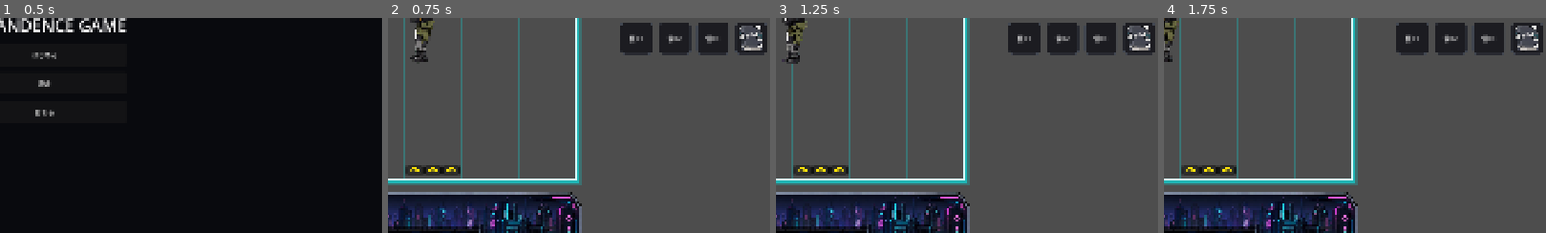
Above: before the commit, frames 1-4 (left to right).
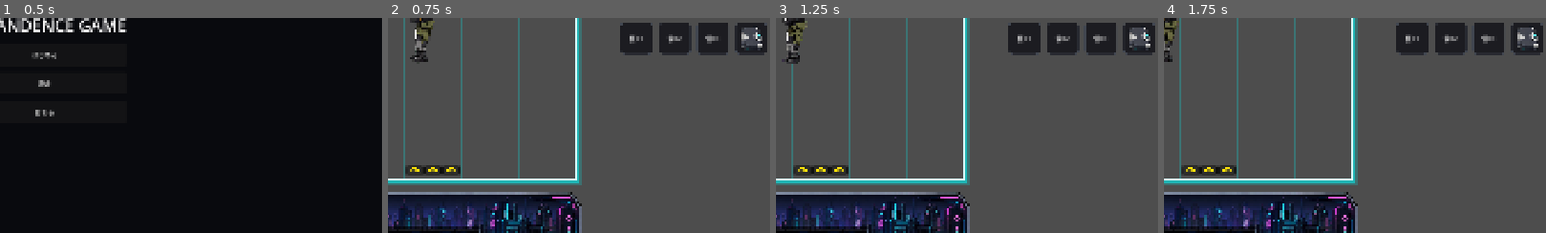
Above: after the commit, the same moments.

Repository: grimoire1089-coder/optimistic
Game: Godot game, scene res://Scenes/Boot/TitleScene.tscn
The game is run twice, just before and just after one commit, with the same random seed, the same clock (stepped at 60 frames per second) and the same inputs. Sound files missing from this copy of the repository are replaced by a short silence.
Inputs:
- Up to frame 1 (0.5 s): no input
- Up to frame 2 (0.75 s): click "はじめる" at 0.5 s
- Up to frame 3 (1.25 s): no input
- Up to frame 4 (1.75 s): click "BGM" at 1.25 s
The pictures show only the part of the screen within x 44-94%, y 38-88%; the shares and areas given below are measured in that part.

Frame 1 is identical in both runs. In frame 2, 0.4% of the frame differs, in the area x 92-98%, y 3-16%; in frame 3, 0.4%; in frame 4, 0.4%.

Commit message:
Use shared HUD button style for encyclopedia button

Diff:
--- a/Scripts/UI/HUD/EncyclopediaButton.gd
+++ b/Scripts/UI/HUD/EncyclopediaButton.gd
@@ -2,7 +2,6 @@
 class_name EncyclopediaButton
 
 const DEFAULT_CLICK_SFX_PATH := "res://Assets/Audio/SFX/UI/UI_Click_001.ogg"
-const HUD_BUTTON_SIZE := Vector2(80.0, 80.0)
 
 @export var label_text: String = "図鑑"
 @export var encyclopedia_overlay_path: NodePath = NodePath("../EncyclopediaOverlay")
@@ -13,8 +12,8 @@
 
 func _ready() -> void:
 	add_to_group("encyclopedia_button")
-	custom_minimum_size = HUD_BUTTON_SIZE
-	mouse_default_cursor_shape = Control.CURSOR_POINTING_HAND
+	HudButtonStyle.apply_square_button_visual(self)
+	HudButtonStyle.apply_icon_button_layout(self)
 	text = label_text
 	_load_default_click_sfx_if_needed()
 	if not pressed.is_connected(_on_pressed):
